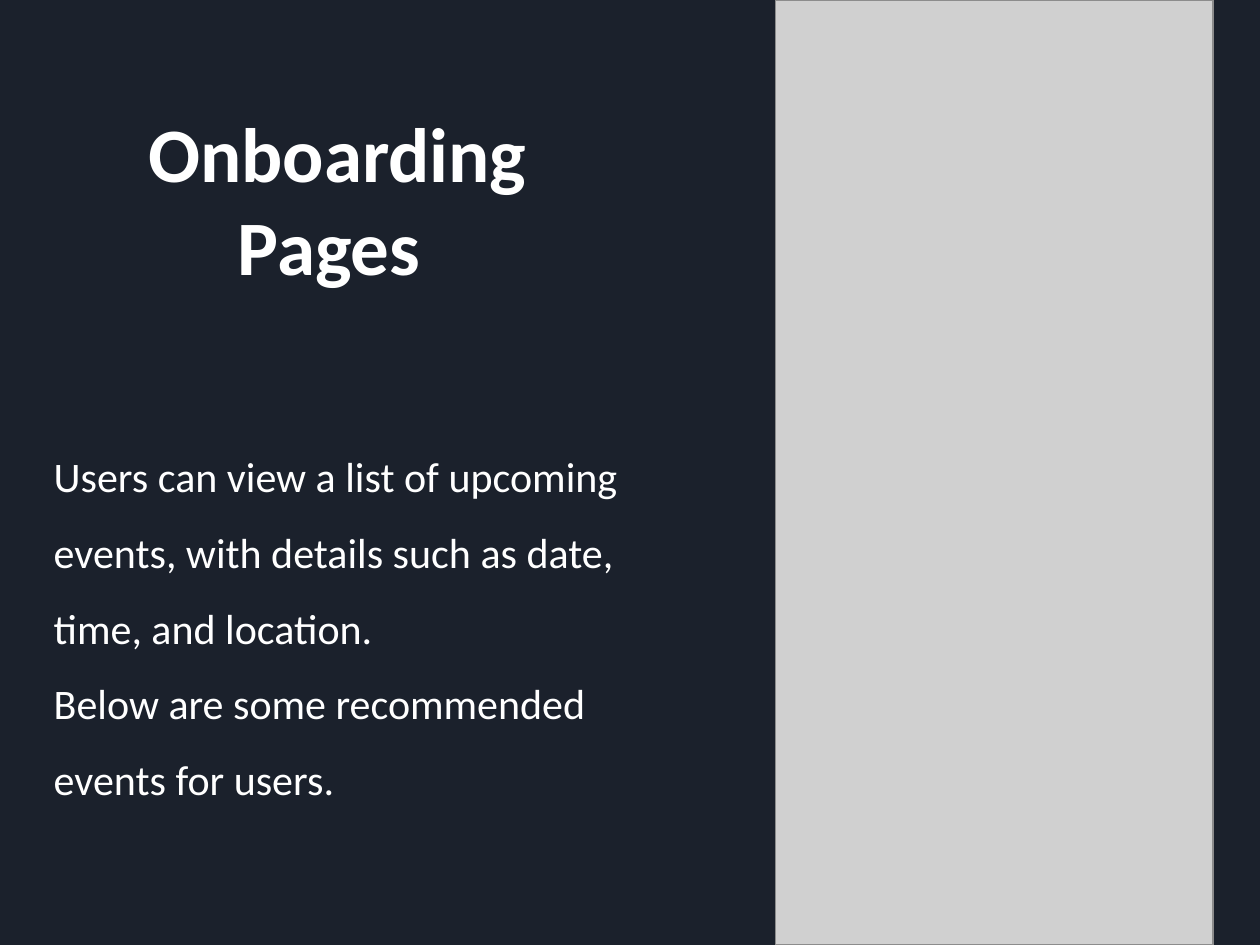
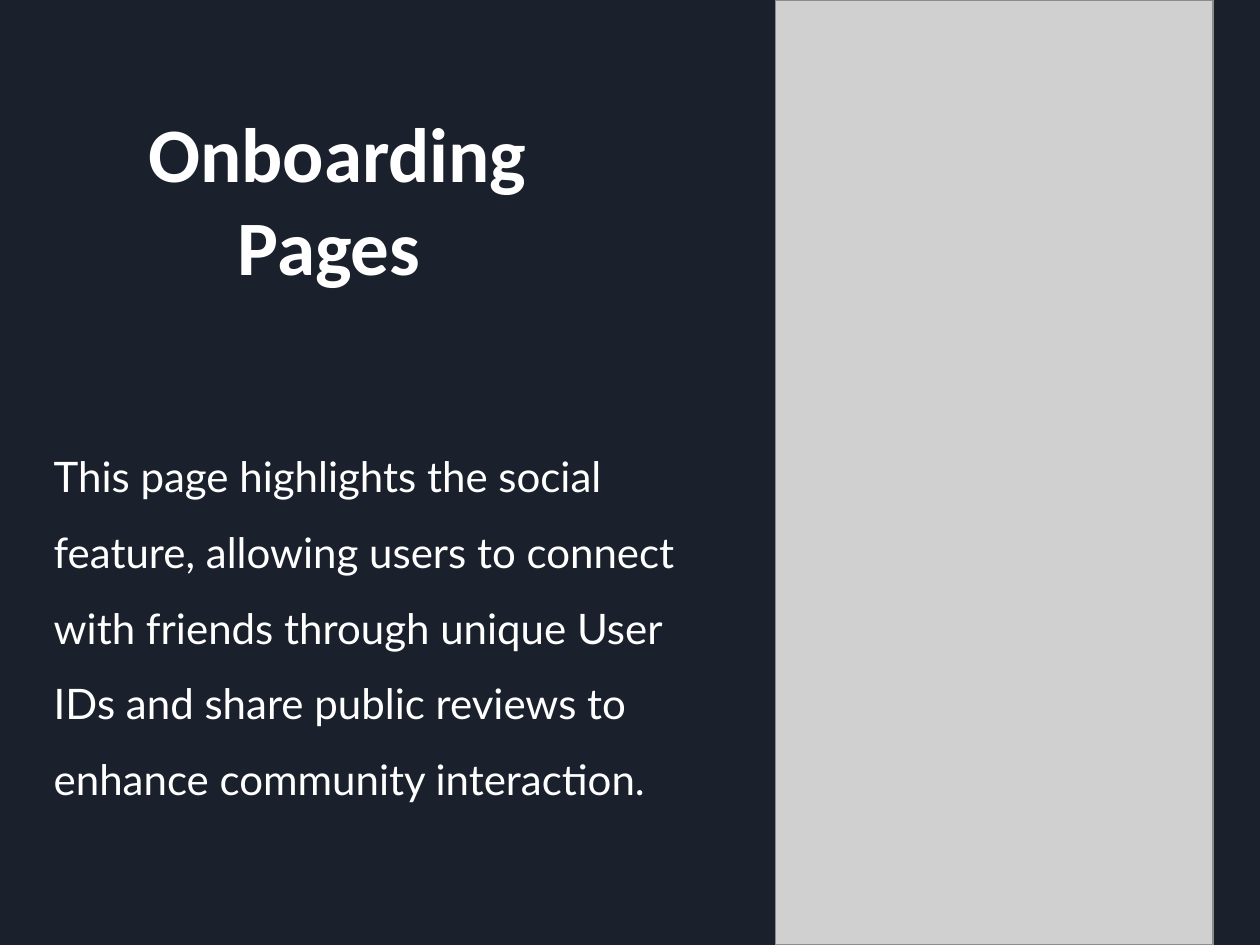
Before and after one commit to YuchenCao1/Jialong-Yuchen-Zihan-Team-BU-Event-Planer, a slide deck: slide 4 of Sprint_1_PRE.pptx. Drawn at 1260x945 pixels with LibreOffice and Linux fonts; fonts in the diff are those of the drawing; grey boxes stand for pictures. Boxes give left, top, right and bottom in pixels: in the first picture for what was removed or moved away, otherwise in the second. Text is boxed around its words. In the diff, an @@ line names an element or a change of style, - is before the commit and + after.

```diff
--- a/Sprint_1_PRE.pptx
+++ b/Sprint_1_PRE.pptx
@@ text at <box>54,461,675,803</box>: text changed; font Calibri to Lato @@
-Users can view a list of upcoming events, with details such as date, time, and location.
-Below are some recommended events for users.
+This page highlights the social feature, allowing users to connect with friends through unique User IDs and share public reviews to enhance community interaction.
```
Also in this commit, not shown: 2 other slides changed.
